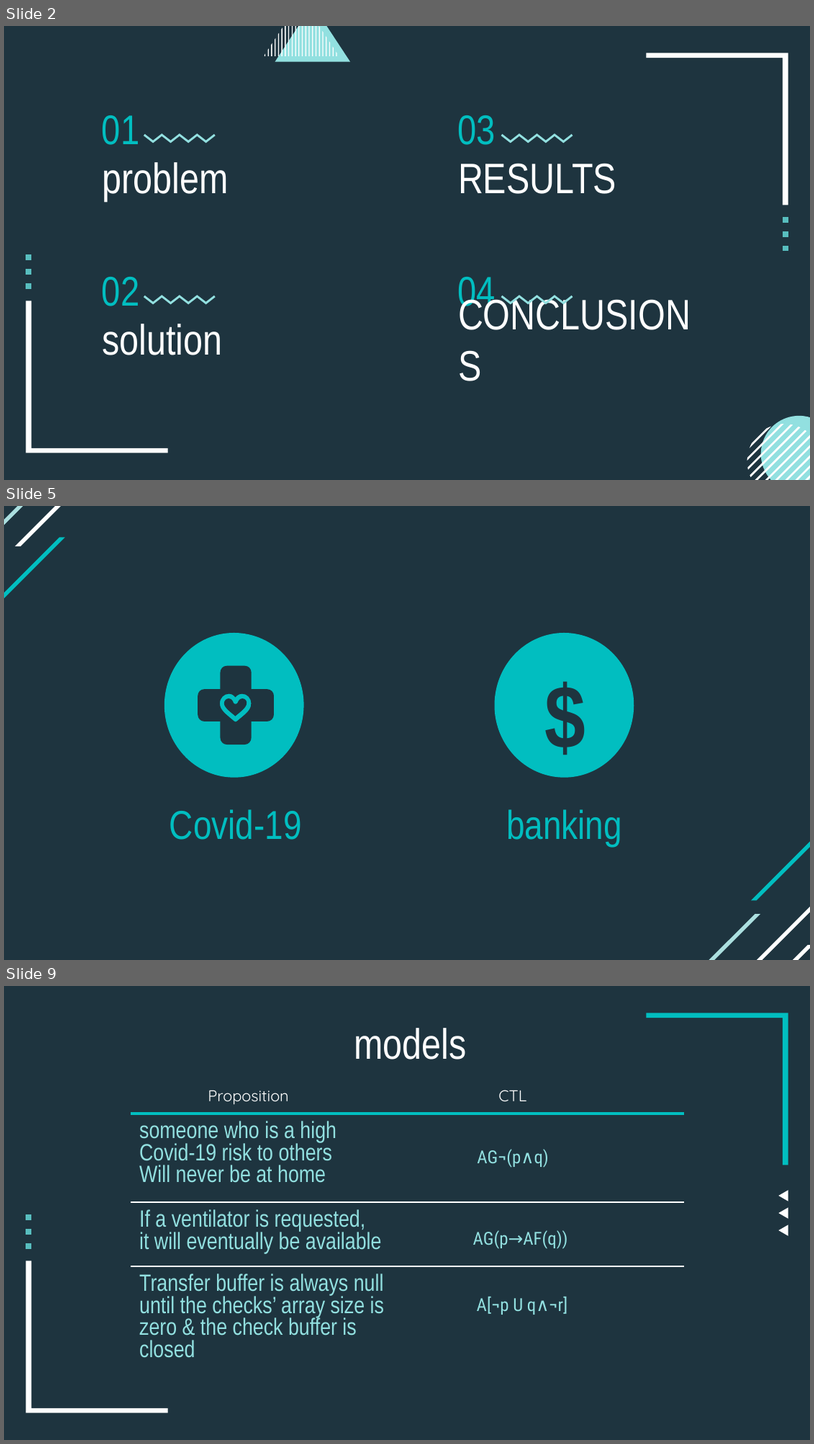
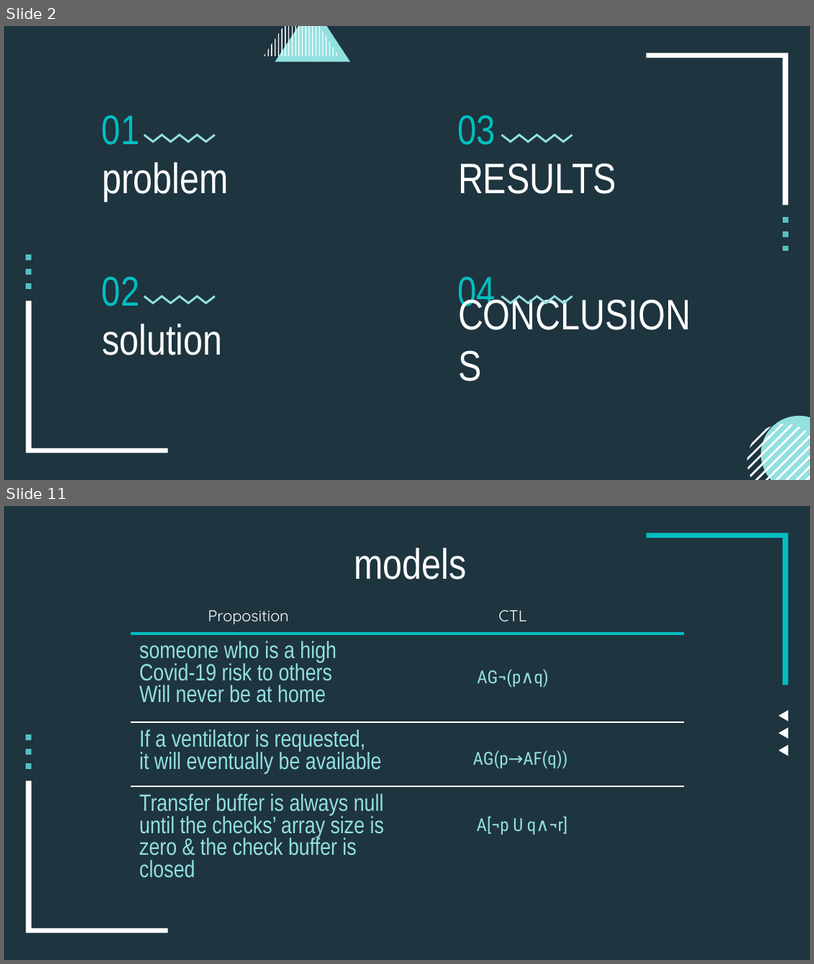
Before and after one commit to mark-mcdermott/mcdmodelcheckermvc, a slide deck: src/main/resources/misc/ppt/thesis-defense.pptx. Shown one above the other, each under a label of ours: slides 2, 5 and 9 before the commit, slides 2 and 11 after it; the slides between them are not shown. The pictures are 814x1444 and 814x964 pixels, drawn with LibreOffice and Linux fonts; fonts in the diff are those of the drawing. Boxes give left, top, right and bottom in pixels: in the first picture for what was removed or moved away, otherwise in the second. Text is boxed around its words. In the diff, an @@ line names an element or a change of style, - is before the commit and + after.

```diff
--- a/src/main/resources/misc/ppt/thesis-defense.pptx
+++ b/src/main/resources/misc/ppt/thesis-defense.pptx
@@ slide 5 removed at (4,506,810,960), background #1E343F @@
@@ freeform shape removed at (4,506,51,552) @@
@@ freeform shape removed at (16,506,108,546) @@
@@ freeform shape removed at (4,538,65,625) @@
@@ freeform shape removed at (159,633,309,777) @@
@@ freeform shape removed at (489,633,640,777) @@
@@ text removed at (502,651,629,757) @@
-$
@@ freeform shape removed at (198,666,274,745) @@
@@ freeform shape removed at (224,698,247,716) @@
@@ title removed at (170,809,302,839) @@
-Covid-19
@@ title removed at (507,809,622,846) @@
-banking
@@ freeform shape removed at (751,813,810,901) @@
@@ freeform shape removed at (741,889,810,960) @@
@@ freeform shape removed at (682,914,761,960) @@
@@ freeform shape removed at (759,944,810,960) @@
@@ what was slide 9 is now slide 11 @@
```
Also in this commit, not shown: 4 slides changed, 13 slides added, 5 other slides removed, 26 other files.
